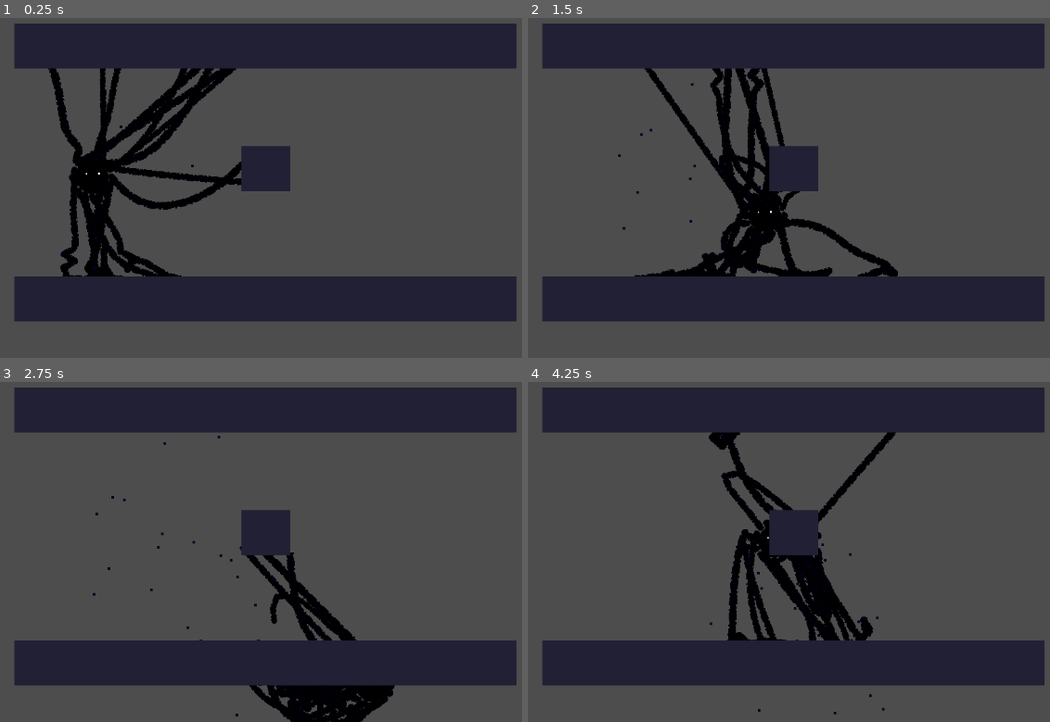
Above: before the commit, frames 1-4 (two rows, left to right).
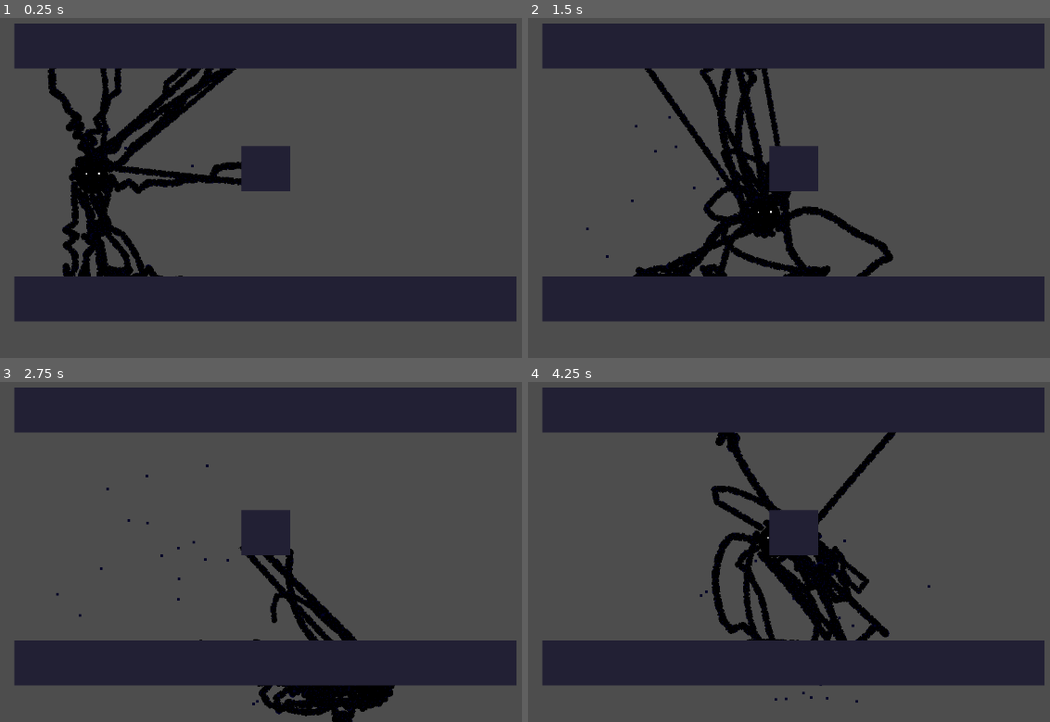
Above: after the commit, the same moments.

Repository: BearWithMePlease/spooky
Game: Godot game, scene res://enemy.tscn
The game is run twice, just before and just after one commit, with the same random seed, the same clock (stepped at 60 frames per second) and the same inputs.
Inputs:
- Up to frame 1 (0.25 s): no input
- Up to frame 2 (1.5 s): hold D (Right) 0.53-1.28 s; hold S (Back) from 1.28 s (still down)
- Up to frame 3 (2.75 s): release S (Back) at 2.03 s; hold D (Right) from 2.03 s (still down)
- Up to frame 4 (4.25 s): release D (Right) at 2.78 s; hold W (Forward) 2.78-3.53 s; hold A (Left) from 3.53 s (still down)

The runs differ from the first frame. In frame 1, 4.8% of the frame differs, in the area x 9-47%, y 14-77%; in frame 2, 5.7%, in the area x 11-71%, y 14-77%; in frame 3, 1.3%; in frame 4, 4.8%.

Commit message:
mini commit

Diff:
--- a/enemy.tscn
+++ b/enemy.tscn
@@ -44,7 +44,6 @@
 collision_layer = 2
 
 [node name="CollisionShape2D" type="CollisionShape2D" parent="Walls/Wall3/StaticBody2D"]
-scale = Vector2(1, 1)
 shape = SubResource("RectangleShape2D_y38ng")
 
 [node name="Wall4" type="Sprite2D" parent="Walls"]
@@ -56,7 +55,6 @@
 collision_layer = 2
 
 [node name="CollisionShape2D" type="CollisionShape2D" parent="Walls/Wall4/StaticBody2D"]
-scale = Vector2(1, 1)
 shape = SubResource("RectangleShape2D_y38ng")
 
 [node name="Wall5" type="Sprite2D" parent="Walls"]
@@ -68,5 +66,4 @@
 collision_layer = 2
 
 [node name="CollisionShape2D" type="CollisionShape2D" parent="Walls/Wall5/StaticBody2D"]
-scale = Vector2(1, 1)
 shape = SubResource("RectangleShape2D_y38ng")
--- a/monster.gd
+++ b/monster.gd
@@ -17,21 +17,24 @@
 var _faces: Array[RigidBody2D] = []
 
 func _ready() -> void:
+	# Generate faces
 	for i in facesCount:
 		var face := monsterFaceScene.instantiate() as RigidBody2D
 		add_child(face)
 		face.position = Vector2(randf_range(-1, 1), randf_range(-1, 1))
 		_faces.append(face)
 
+	# Generate legs
 	for i in legsCount:
 		var leg := monsterLegScene.instantiate() as MonsterLeg
 		add_child(leg)
 		_legs.append(leg)
 
-	var angle: float = 0.0
 	_legPosition.resize(_legs.size())
 	_legGroundPos.resize(_legs.size())
 	_legIsOnGround.resize(_legs.size())
+	# make initial legs positions in circle (makes kinda no sence anymore)
+	var angle: float = 0.0
 	for legIndex in _legs.size():
 		_legPosition[legIndex] = Vector2(
 			cos(angle),
@@ -56,23 +59,22 @@
 	for faceIndex in _faces.size():
 		var rigidbody := _faces[faceIndex] as RigidBody2D
 		if rigidbody != null:
+			# Lerp position of heads towards monster center
 			rigidbody.global_position = lerp(rigidbody.global_position, global_position, delta)
-			#const FORCE: float = 1
-			#var direction := -rigidbody.position
-			#rigidbody.apply_force(direction * FORCE)
-			#rigidbody.linear_velocity = clamp(rigidbody.linear_velocity, Vector2(-100, -100), Vector2(100, 100))
-			rigidbody.linear_velocity = rigidbody.linear_velocity * clampf(1.0 - delta * 10000.0, 0, 1)
 			center += rigidbody.global_position
 	center /= _faces.size()
+	# Lerp monster center to center of heads
 	global_position = lerp(global_position, center, 10.0 * delta)
-	#
+
+	# Update ground positions of legs
 	for legIndex in _legs.size():
 		var raySource: Vector2 = global_position + _legPosition[legIndex]
 		_legs[legIndex].updateLeg(raySource, _legGroundPos[legIndex], _legIsOnGround[legIndex])
 
+	# Make particles spawn at legs
 	var allPoints: Array[Vector2] = []
 	for leg in _legs:
-		allPoints.append_array(leg.getAllPoints())
+		allPoints.append_array(leg.getAllUnlockedPoints())
 	particles.emission_points = allPoints
 
 func _physics_process(delta):
@@ -96,7 +98,6 @@
 			).normalized()
 			var rayTarget: Vector2 = raySource + randomDirection * _legs[legIndex].getLegLength()
 			var query = PhysicsRayQueryParameters2D.create(raySource, rayTarget)
-			#query.collide_with_areas = true
 			query.collide_with_bodies = true
 			query.collision_mask = 0b10
 			var space_state = get_world_2d().direct_space_state
--- a/monsterLeg.gd
+++ b/monsterLeg.gd
@@ -18,6 +18,7 @@
 @export var numIterations: int = 100
 @export var changeTime: float = 3.0 # more => faster
 @export var verletSmoothness: float = 0.75 # more => more janky
+@export var verletSimulationSpeed: float = 2.0
 
 var _targetGlobalPoint := Vector2(0, 0)
 var _oldTargetGlobalPoint := Vector2(0, 0)
@@ -26,6 +27,7 @@
 var _sticks: Array[Stick] = []
 var _isInited: bool = false
 var _isOnGround: bool = false
+var _targetObject: Node2D = null
 var _changeTargetTimer: float = 0.0
 
 """from and to must be points in GLOBAL SPACE"""
@@ -33,16 +35,26 @@
 	_sourceGlobalPoint = from
 	if not _isInited:
 		_initialize(from, to)
-	if (_targetGlobalPoint - to).length() > 0.1:
+	const DST_NEW_POINT := 0.1
+	if (_targetGlobalPoint - to).length() > DST_NEW_POINT:
 		_oldTargetGlobalPoint = _points[_points.size() - 1].position
 		_targetGlobalPoint = to
 		_changeTargetTimer = 0.0
 	_isOnGround = isOnGround
 
+func targetObject(node: Node2D):
+	if _targetObject == node:
+		return
+	_oldTargetGlobalPoint = _points[_points.size() - 1].position
+	_changeTargetTimer = 0.0
+	_targetObject = node
+	_isOnGround = false
+
 func getLegLength() -> float:
 	return lineLength
 
-func getAllPoints() -> Array[Vector2]:
+"""returns array of unlocked points in LOCAL SPACE"""
+func getAllUnlockedPoints() -> Array[Vector2]:
 	var arr: Array[Vector2] = []
 	for point in _points:
 		if not point.locked:
@@ -98,10 +110,13 @@
 		if _points[i].locked:
 			# Transition between old position and new using easing function
 			_changeTargetTimer = min(changeTime, _changeTargetTimer + delta)
-			_points[i].position = lerp(_oldTargetGlobalPoint, _targetGlobalPoint, _ease_in_out_back(_changeTargetTimer / changeTime))
+			if _targetObject != null:
+				_points[i].position = lerp(_oldTargetGlobalPoint, _targetObject.global_position, _ease_in_out_back(_changeTargetTimer / changeTime))
+			else:
+				_points[i].position = lerp(_oldTargetGlobalPoint, _targetGlobalPoint, _ease_in_out_back(_changeTargetTimer / changeTime))
 
 	# Simulate rope behaviour
-	_simulate(delta * 2.0)
+	_simulate(delta * verletSimulationSpeed)
 
 	# Set Line2D points
 	for pointIndex in _points.size():
@@ -141,7 +156,6 @@
 		var rayDirection = (raySource - rayTarget).normalized()
 		var space_state = get_world_2d().direct_space_state
 		var query = PhysicsRayQueryParameters2D.create(raySource, rayTarget)
-		#query.collide_with_areas = true
 		query.collide_with_bodies = true
 		query.collision_mask = 0b10
 		var result = space_state.intersect_ray(query)
@@ -150,5 +164,3 @@
 			stick.pointA.locked = true
 			stick.pointA.position = result.position + rayDirection * 2.0
 			stick.pointB.locked = true
-		elif not stick.pointA.locked:
-			stick.pointA.position += Vector2.DOWN * gravity * 10.0 * delta * delta
